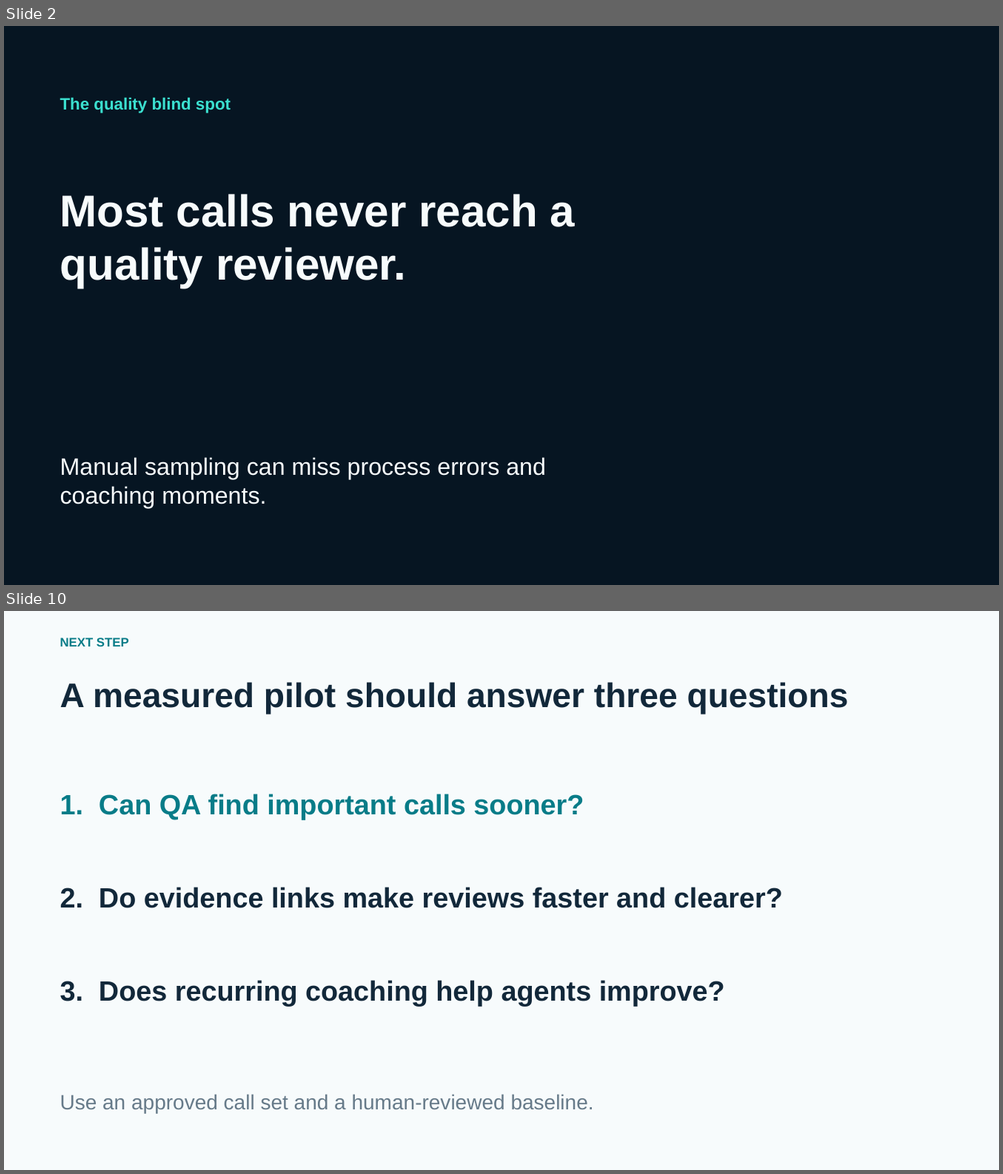
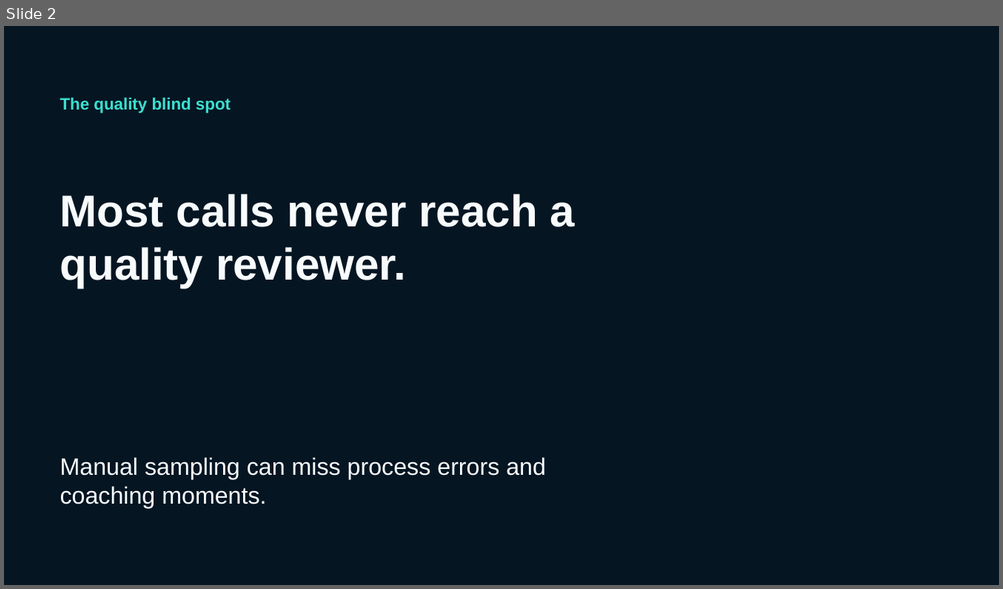
Before and after one commit to XTEP63/calliq-ai, a slide deck: presentation/output/CallIQ-innovation-demo.pptx. Shown one above the other, each under a label of ours: slides 2 and 10 before the commit, slide 2 after it; the slides between them are not shown. The pictures are 1003x1174 and 1003x589 pixels, drawn with LibreOffice and Linux fonts; fonts in the diff are those of the drawing; background and template pictures are left out. Boxes give left, top, right and bottom in pixels: in the first picture for what was removed or moved away, otherwise in the second. Text is boxed around its words. In the diff, an @@ line names an element or a change of style, - is before the commit and + after.

Commit message:
Revise CallIQ pitch deck for solo product story

```diff
--- a/presentation/output/CallIQ-innovation-demo.pptx
+++ b/presentation/output/CallIQ-innovation-demo.pptx
@@ slide 10 removed at bbox=[4, 611, 999, 1170], background #F7FBFC @@
@@ text removed at bbox=[60, 638, 129, 647] @@
-NEXT STEP
@@ text removed at bbox=[60, 682, 848, 714] @@
-A measured pilot should answer three questions
@@ text removed at bbox=[60, 794, 583, 820] @@
-1. Can QA find important calls sooner?
@@ text removed at bbox=[60, 887, 782, 908] @@
-2. Do evidence links make reviews faster and clearer?
@@ text removed at bbox=[60, 980, 725, 1006] @@
-3. Does recurring coaching help agents improve?
@@ text removed at bbox=[60, 1094, 594, 1113] @@
-Use an approved call set and a human-reviewed baseline.
```
Also in this commit, not shown: 2 slides changed, 8 slides added, 7 other slides removed, 5 other files.
